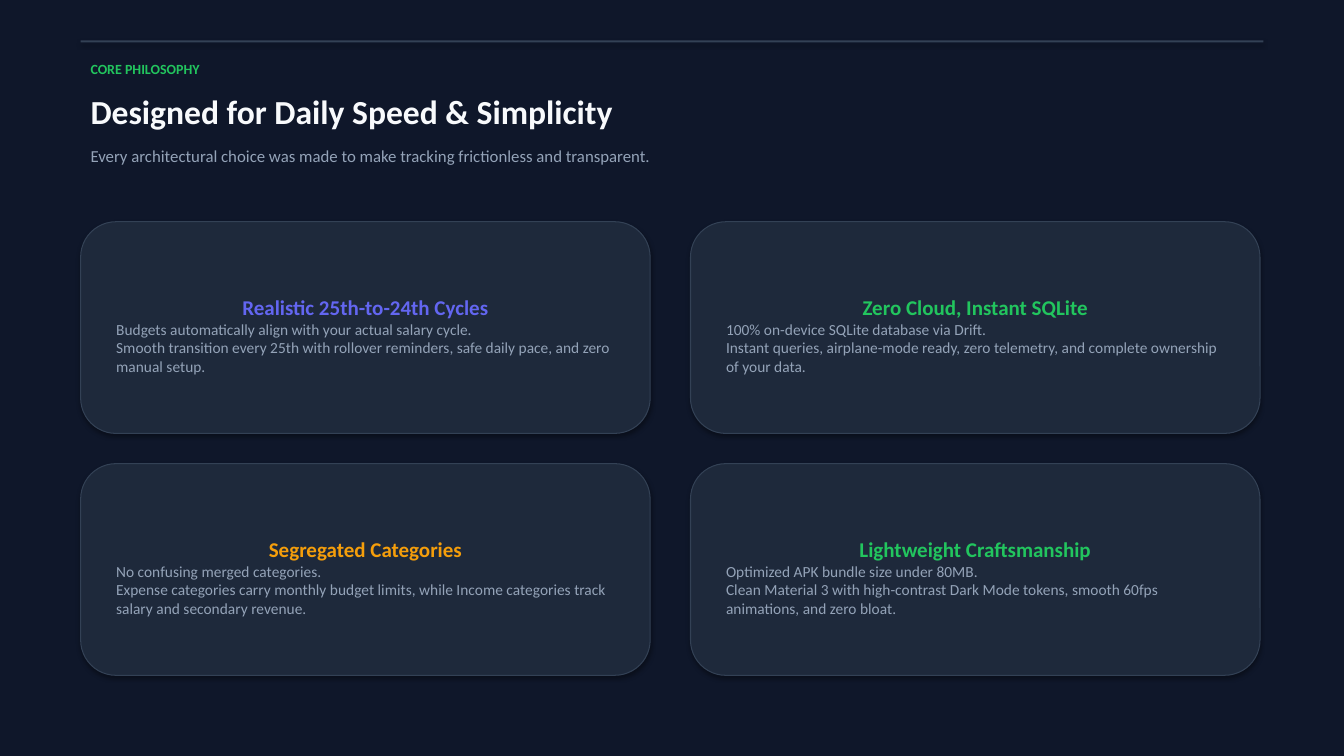
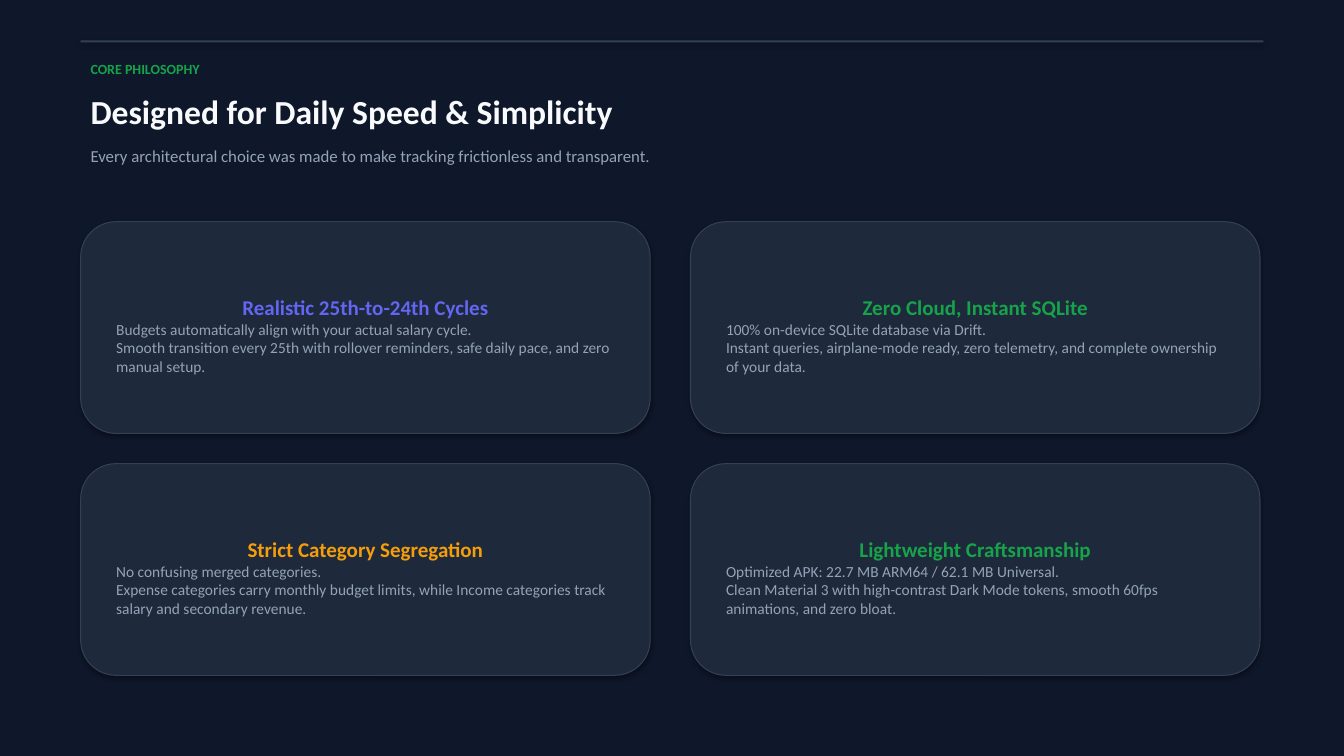
Before and after one commit to hosamsemry/SpendWise, a slide deck: slide 3 of SpendWise_Presentation.pptx. Drawn at 1344x756 pixels with LibreOffice and Linux fonts; fonts in the diff are those of the drawing. Boxes give left, top, right and bottom in pixels: in the first picture for what was removed or moved away, otherwise in the second. Text is boxed around its words. In the diff, an @@ line names an element or a change of style, - is before the commit and + after.

```diff
--- a/SpendWise_Presentation.pptx
+++ b/SpendWise_Presentation.pptx
@@ text "CORE PHILOSOPHY" at (x1=91, y1=65, x2=200, y2=74): text colour #22C55E to #16A34A @@
@@ text in rounded rectangle at (x1=863, y1=300, x2=1088, y2=318): text colour #22C55E to #16A34A in "Zero Cloud, Instant SQLite" @@
@@ text in rounded rectangle at (x1=248, y1=542, x2=483, y2=561): text changed @@
-Segregated Categories
+Strict Category Segregation
@@ text in rounded rectangle at (x1=726, y1=566, x2=1157, y2=616): text changed @@
-Optimized APK bundle size under 80MB.
-Clean Material 3 with high-contrast Dark Mode tokens, smooth 60fps animations, and zero bloat.
+Optimized APK: 22.7 MB ARM64 / 62.1 MB Universal.
+Clean Material 3 with high-contrast Dark Mode tokens, smooth 60fps animations, and zero bloat.
@@ text in rounded rectangle at (x1=859, y1=542, x2=1091, y2=561): text colour #22C55E to #16A34A in "Lightweight Craftsmanship" @@
```
Also in this commit, not shown: 8 other slides changed, 1 slide added, 3 other files.
